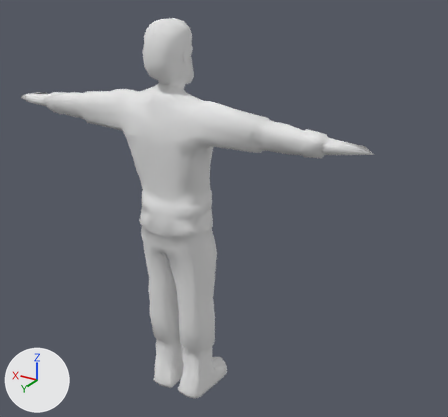
The Blender file materials/models/player_new/player.blend as it was, and as the next commit left it.
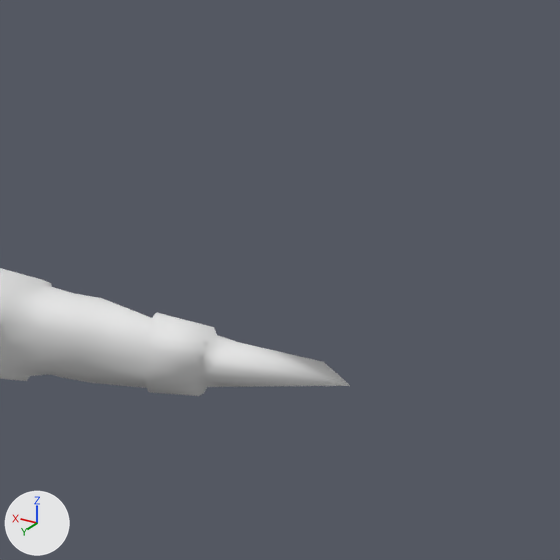
Each version appears first whole from a 50 mm lens placed at (-2.107, 2.906, 2.912), pointed at (-0.237, -0.211, 1.354), and next in a close-up on the part from 56% to 100% of the width and 5% to 52% of the height. Lighting does not change. The marker at lower left points along +X, +Y and +Z.

Script lines for the objects in view, before the commit:
```python
me_lumberjack = bpy.data.meshes.new('lumberJack')
me_lumberjack.from_pydata(...)  # 1444 vertices, 1668 faces; spans x -0.89..0.92, y -0.9..0.9, z -0.18..0.18
# faces by material slot: [393, 416, 227, 509, 123]
me_lumberjack.materials.append(mat_skin)  # white #e7e7e7
me_lumberjack.materials.append(mat_leather)  # white #e7e7e7
me_lumberjack.materials.append(mat_shirt)  # white #e7e7e7
me_lumberjack.materials.append(mat_jeans)  # white #e7e7e7
me_lumberjack.materials.append(mat_hair)  # its picture is missing
ob_lumberjack = bpy.data.objects.new('lumberJack', me_lumberjack)
ob_lumberjack.location = (0.003, -0.076, 1.265)
ob_lumberjack.rotation_euler = (1.571, 0.0, 0.0)  # degrees (90, 0, 0)
ob_lumberjack.scale = (1.39, 1.39, 1.39)
```
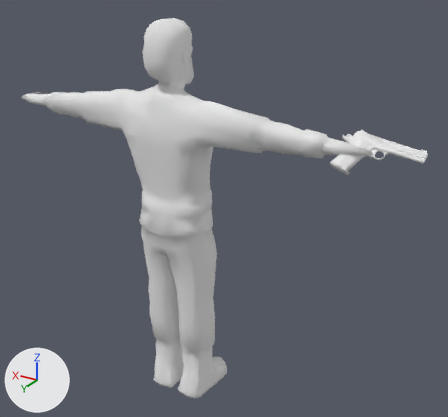
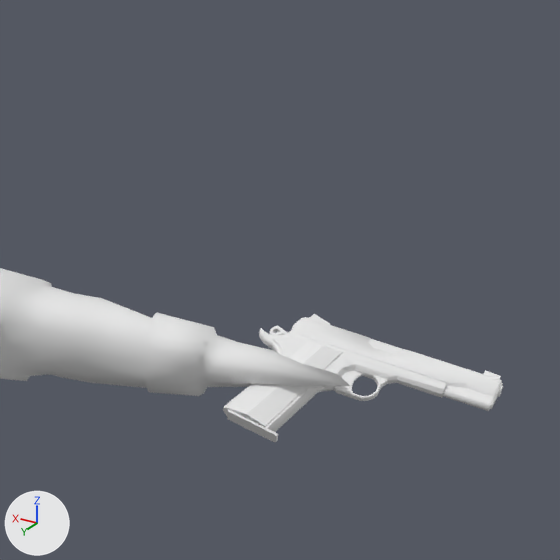
Location of each change, [x1, y1, x2, y2] in pixels of the close-ups (560 x 560 px):
'gun', added
    after: [223, 314, 503, 442]
    faces in mat_black (its picture is missing): [223, 314, 503, 442]
    faces in mat_brown (its picture is missing): [230, 341, 342, 432]

Edits to the bpy script that builds the scene:
```text
Add mat_hole:
    mat_hole = diffuse_material('Hole')
    mat_hole.base_color = (0.8, 0.8, 0.8)  # white #e7e7e7
Add mat_brown:
    mat_brown = diffuse_material('Brown')
    mat_brown.base_color = (0.8, 0.8, 0.8)  # white #e7e7e7
Add mat_black:
    mat_black = diffuse_material('Black')
    mat_black.base_color = (0.8, 0.8, 0.8)  # white #e7e7e7
Add me_cube_001:
    me_cube_001.from_pydata(...)  # 942 vertices, 1002 faces, 1 loose edge; spans x -0.234..0.226, y -0.024..0.025, z 0.014..0.304
    # faces by material slot: [51, 950, 1]
    me_cube_001.materials.append(mat_brown)  # its picture is missing
    me_cube_001.materials.append(mat_black)  # its picture is missing
    me_cube_001.materials.append(mat_hole)  # its picture is missing
Add ob_gun:
    ob_gun = bpy.data.objects.new('gun', me_cube_001)
    ob_gun.location = (-1.237, 0.085, 1.823)
    ob_gun.rotation_euler = (-0.938, 0.185, -3.079)  # degrees (-54, 11, -176)
    ob_gun.scale = (0.938, 0.938, 0.938)
```
